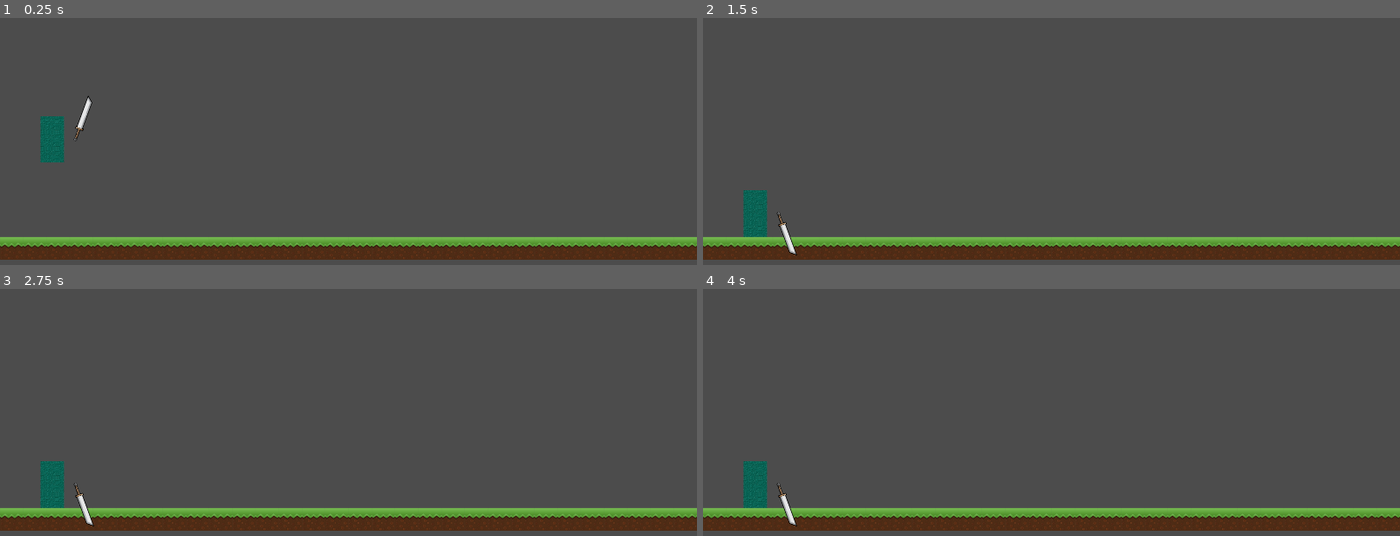
Above: before the commit, frames 1-4 (two rows, left to right).
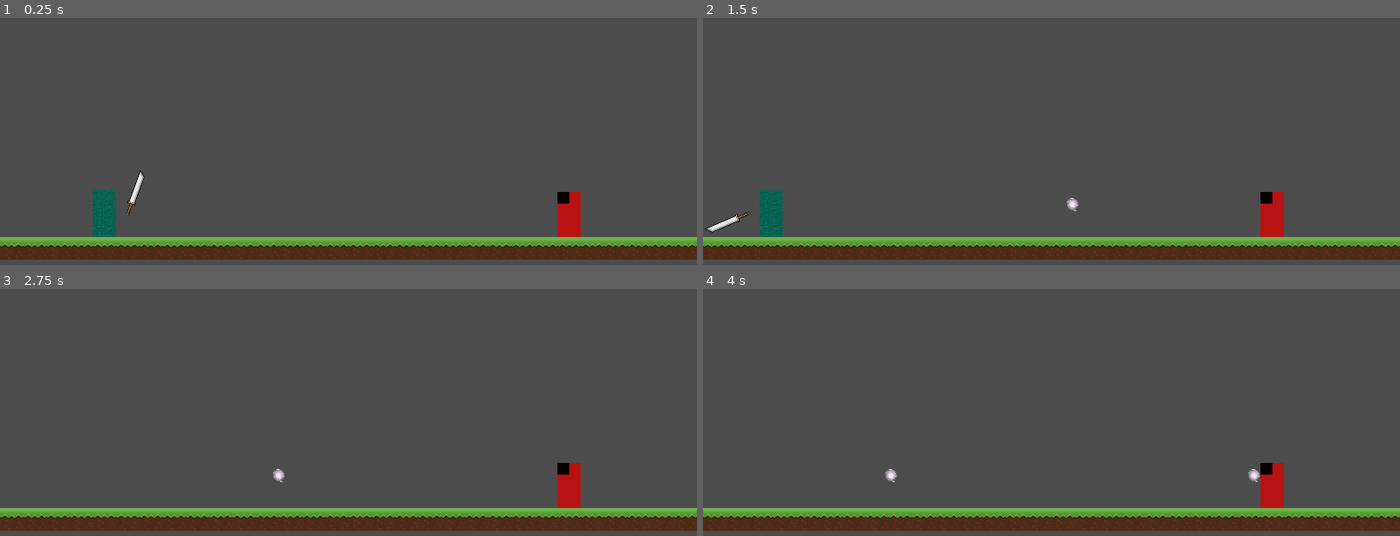
Above: after the commit, the same moments.

Repository: hardwin27/The-Last-Swordsman-Of-Century
Game: Godot game, scene res://Stage/StageTemplate.tscn
The game is run twice, just before and just after one commit, with the same random seed, the same clock (stepped at 60 frames per second) and the same inputs.
Inputs:
- Up to frame 1 (0.25 s): no input
- Up to frame 2 (1.5 s): hold C (attack) 0.53-1.28 s; hold Left (move_left, bound only after the commit) from 1.28 s (still down); tap C (attack) at 1.35 s
- Up to frame 3 (2.75 s): release Left (move_left, bound only after the commit) at 2.03 s; hold C (attack) from 2.03 s (still down)
- Up to frame 4 (4 s): release C (attack) at 2.78 s; tap C (attack) at 2.85 s; hold Left (move_left, bound only after the commit) from 3.53 s (still down); hold C (attack) from 3.53 s (still down)

The runs differ from the first frame. In frame 1, 2.2% of the frame differs, in the area x 5-84%, y 31-89%; in frame 2, 1.8%; in frame 3, 1.5%; in frame 4, 1.6%.

Commit message:
Progress: Player now can swing the sword freely. Add player horizontal movement. Add enemy that shoot projectile. Projectile can kill the player. Player sword swing can kill enemy

Diff:
--- /dev/null
+++ b/Character/Enemy.gd
@@ -0,0 +1,17 @@
+extends "res://Character/Character.gd"
+
+onready var _shooting_timer: = $ShootingTimer
+
+export var _shooting_interval: = 1.0
+export var _projectile_path: = "res://Object/Projectile.tscn"
+
+func _ready() -> void:
+	_shooting_timer.start(_shooting_interval)
+
+func _physics_process(delta: float) -> void:
+	move_and_slide(_speed, _FLOOR_NORMAL)
+
+func _on_ShootingTimer_timeout():
+	var projectile = load(_projectile_path).instance()
+	get_parent().add_child(projectile)
+	projectile.set_global_position($ProjectileSpawnLocation.get_global_position())
--- /dev/null
+++ b/Character/Enemy.tscn
@@ -0,0 +1,26 @@
+[gd_scene load_steps=4 format=2]
+
+[ext_resource path="res://Assets/enemy.png" type="Texture" id=1]
+[ext_resource path="res://Character/Enemy.gd" type="Script" id=2]
+
+[sub_resource type="RectangleShape2D" id=1]
+extents = Vector2( 32, 62 )
+
+[node name="Enemy" type="KinematicBody2D"]
+collision_layer = 4
+collision_mask = 10
+script = ExtResource( 2 )
+
+[node name="enemy" type="Sprite" parent="."]
+position = Vector2( 0, -62 )
+texture = ExtResource( 1 )
+
+[node name="CollisionShape2D" type="CollisionShape2D" parent="."]
+position = Vector2( 0, -62 )
+shape = SubResource( 1 )
+
+[node name="ProjectileSpawnLocation" type="Position2D" parent="."]
+position = Vector2( -32, -92 )
+
+[node name="ShootingTimer" type="Timer" parent="."]
+[connection signal="timeout" from="ShootingTimer" to="." method="_on_ShootingTimer_timeout"]
--- a/Character/Player.gd
+++ b/Character/Player.gd
@@ -1,6 +1,7 @@
 extends "res://Character/Character.gd"
 
 export var weapon_scene_path: = "res://Object/Sword.tscn"
+export var player_horizontal_speed: = 500.0
 
 var player_weapon = null
 
@@ -9,11 +10,29 @@
 	var weapon_anchor = $WeaponSpawnLocation/WeaponAnchorPoint
 	weapon_anchor.add_child(weapon_instance)
 	player_weapon = weapon_anchor.get_child(0)
+	player_weapon.connect("attack_finished", self, "on_player_weapon_attack_finished")
 
 func _physics_process(delta: float) -> void:
+	var direction: = get_move_direction()
+	facing_direction(direction.x)
+	_speed.x = player_horizontal_speed * direction.x
 	move_and_slide(_speed, _FLOOR_NORMAL)
 
 func _input(event: InputEvent) -> void:
 	if event.is_action_pressed("attack") and _current_state != _STATES.ATTACK:
 		_current_state = _STATES.ATTACK
 		player_weapon.attack()
+
+func on_player_weapon_attack_finished() -> void:
+	_current_state = _STATES.IDLE
+
+func get_move_direction() ->Vector2:
+	return Vector2(
+		Input.get_action_strength("move_right") - Input.get_action_strength("move_left"),
+		0.0
+	)
+func facing_direction(direction: float) -> void:
+	if direction > 0.0:
+		$WeaponSpawnLocation.scale.x = 1.0
+	elif direction < 0.0:
+		$WeaponSpawnLocation.scale.x = -1.0
--- /dev/null
+++ b/Object/Projectile.gd
@@ -0,0 +1,19 @@
+extends Area2D
+
+export var _travel_speed: = Vector2(1500 , 0)
+
+func _ready() -> void:
+	set_process(true)
+
+func _process(delta: float) -> void:
+	var speed: = Vector2(-1.0, 0.0) * _travel_speed
+	position = position + speed * delta
+
+func _on_screen_exited():
+	queue_free()
+
+func _on_Projectile_area_entered(area):
+	queue_free()
+
+func _on_Projectile_body_entered(body):
+	body.queue_free()
--- /dev/null
+++ b/Object/Projectile.tscn
@@ -0,0 +1,24 @@
+[gd_scene load_steps=4 format=2]
+
+[ext_resource path="res://Assets/LightEffect_01.png" type="Texture" id=1]
+[ext_resource path="res://Object/Projectile.gd" type="Script" id=2]
+
+[sub_resource type="CircleShape2D" id=1]
+radius = 17.72
+
+[node name="Projectile" type="Area2D"]
+collision_layer = 16
+collision_mask = 10
+script = ExtResource( 2 )
+_travel_speed = Vector2( 1000, 0 )
+
+[node name="LightEffect_01" type="Sprite" parent="."]
+texture = ExtResource( 1 )
+
+[node name="CollisionShape2D" type="CollisionShape2D" parent="."]
+shape = SubResource( 1 )
+
+[node name="VisibilityNotifier2D" type="VisibilityNotifier2D" parent="."]
+[connection signal="area_entered" from="." to="." method="_on_Projectile_area_entered"]
+[connection signal="body_entered" from="." to="." method="_on_Projectile_body_entered"]
+[connection signal="screen_exited" from="VisibilityNotifier2D" to="." method="_on_screen_exited"]
--- a/Object/Sword.gd
+++ b/Object/Sword.gd
@@ -1,6 +1,16 @@
 extends Area2D
+
+signal attack_finished
 
 onready var animation_player = $AnimationPlayer
 
+func _on_animation_finished(anim_name):
+	animation_player.play(("IDLE"))
+	emit_signal("attack_finished")
+
 func attack() ->void:
 	animation_player.play("attack")
+
+
+func _on_Sword_body_entered(body):
+	body.queue_free()
--- a/Object/Sword.tscn
+++ b/Object/Sword.tscn
@@ -42,10 +42,23 @@
 "update": 0,
 "values": [ -70.0 ]
 }
+tracks/3/type = "value"
+tracks/3/path = NodePath("CollisionPolygon2D:disabled")
+tracks/3/interp = 1
+tracks/3/loop_wrap = true
+tracks/3/imported = false
+tracks/3/enabled = true
+tracks/3/keys = {
+"times": PoolRealArray( 0 ),
+"transitions": PoolRealArray( 1 ),
+"update": 1,
+"values": [ true ]
+}
 
 [sub_resource type="Animation" id=2]
 resource_name = "attack"
-length = 0.3
+length = 0.2
+step = 0.01
 tracks/0/type = "value"
 tracks/0/path = NodePath("sword:rotation_degrees")
 tracks/0/interp = 1
@@ -53,10 +66,10 @@
 tracks/0/imported = false
 tracks/0/enabled = true
 tracks/0/keys = {
-"times": PoolRealArray( 0, 0.1, 0.3 ),
+"times": PoolRealArray( 0, 0.1, 0.2 ),
 "transitions": PoolRealArray( 1, 1, 1 ),
 "update": 0,
-"values": [ -70.0, -23.3333, 70.0 ]
+"values": [ -70.0, 70.0, -70.0 ]
 }
 tracks/1/type = "value"
 tracks/1/path = NodePath("CollisionPolygon2D:position")
@@ -65,10 +78,10 @@
 tracks/1/imported = false
 tracks/1/enabled = true
 tracks/1/keys = {
-"times": PoolRealArray( 0, 0.1, 0.2, 0.3 ),
-"transitions": PoolRealArray( 1, 1, 1, 1 ),
+"times": PoolRealArray( 0, 0.02, 0.04, 0.06, 0.08, 0.1, 0.12, 0.14, 0.16, 0.18, 0.2 ),
+"transitions": PoolRealArray( 1, 1, 1, 1, 1, 1, 1, 1, 1, 1, 1 ),
 "update": 0,
-"values": [ Vector2( 20, -57 ), Vector2( 55, -24 ), Vector2( 54, 23 ), Vector2( 21, 56 ) ]
+"values": [ Vector2( 20, -57 ), Vector2( 44, -40 ), Vector2( 58, -15 ), Vector2( 58, 14 ), Vector2( 45, 40 ), Vector2( 21, 56 ), Vector2( 45, 40 ), Vector2( 58, 14 ), Vector2( 59, -15 ), Vector2( 45, -40 ), Vector2( 20, -57 ) ]
 }
 tracks/2/type = "value"
 tracks/2/path = NodePath("CollisionPolygon2D:rotation_degrees")
@@ -77,10 +90,22 @@
 tracks/2/imported = false
 tracks/2/enabled = true
 tracks/2/keys = {
-"times": PoolRealArray( 0, 0.1, 0.2, 0.3 ),
-"transitions": PoolRealArray( 1, 1, 1, 1 ),
+"times": PoolRealArray( 0, 0.02, 0.04, 0.06, 0.08, 0.1, 0.12, 0.14, 0.16, 0.18, 0.2 ),
+"transitions": PoolRealArray( 1, 1, 1, 1, 1, 1, 1, 1, 1, 1, 1 ),
 "update": 0,
-"values": [ -70.0, -23.3, 23.3, 70.0 ]
+"values": [ -70.0, -42.0, -14.0, 14.0, 42.0, 70.0, 42.0, 14.0, -14.0, -42.0, -70.0 ]
+}
+tracks/3/type = "value"
+tracks/3/path = NodePath("CollisionPolygon2D:disabled")
+tracks/3/interp = 1
+tracks/3/loop_wrap = true
+tracks/3/imported = false
+tracks/3/enabled = true
+tracks/3/keys = {
+"times": PoolRealArray( 0 ),
+"transitions": PoolRealArray( 1 ),
+"update": 1,
+"values": [ false ]
 }
 
 [node name="Sword" type="Area2D" groups=[
@@ -107,3 +132,5 @@
 autoplay = "IDLE"
 anims/IDLE = SubResource( 1 )
 anims/attack = SubResource( 2 )
+[connection signal="body_entered" from="." to="." method="_on_Sword_body_entered"]
+[connection signal="animation_finished" from="AnimationPlayer" to="." method="_on_animation_finished"]
--- a/Stage/StageTemplate.tscn
+++ b/Stage/StageTemplate.tscn
@@ -1,7 +1,8 @@
-[gd_scene load_steps=5 format=2]
+[gd_scene load_steps=6 format=2]
 
 [ext_resource path="res://Assets/grass_main_64x64.png" type="Texture" id=1]
 [ext_resource path="res://Character/Player.tscn" type="PackedScene" id=2]
+[ext_resource path="res://Character/Enemy.tscn" type="PackedScene" id=3]
 
 [sub_resource type="ConvexPolygonShape2D" id=1]
 points = PoolVector2Array( 0, 0, 64, 0, 64, 64, 0, 64 )
@@ -39,4 +40,7 @@
 tile_data = PoolIntArray( 720896, 0, 0, 720897, 0, 0, 720898, 0, 0, 720899, 0, 0, 720900, 0, 0, 720901, 0, 0, 720902, 0 …(327 unchanged characters)…
 
 [node name="Player" parent="." instance=ExtResource( 2 )]
-position = Vector2( 144, 248 )
+position = Vector2( 288, 640 )
+
+[node name="Enemy" parent="." instance=ExtResource( 3 )]
+position = Vector2( 1568, 640 )
--- a/project.godot
+++ b/project.godot
@@ -30,12 +30,12 @@
 
 move_left={
 "deadzone": 0.5,
-"events": [ Object(InputEventKey,"resource_local_to_scene":false,"resource_name":"","device":0,"alt":false,"shift":false,"control":false,"meta":false,"command":false,"pressed":false,"scancode":16777233,"unicode":0,"echo":false,"script":null)
+"events": [ Object(InputEventKey,"resource_local_to_scene":false,"resource_name":"","device":0,"alt":false,"shift":false,"control":false,"meta":false,"command":false,"pressed":false,"scancode":16777231,"unicode":0,"echo":false,"script":null)
  ]
 }
 move_right={
 "deadzone": 0.5,
-"events": [ Object(InputEventKey,"resource_local_to_scene":false,"resource_name":"","device":0,"alt":false,"shift":false,"control":false,"meta":false,"command":false,"pressed":false,"scancode":16777231,"unicode":0,"echo":false,"script":null)
+"events": [ Object(InputEventKey,"resource_local_to_scene":false,"resource_name":"","device":0,"alt":false,"shift":false,"control":false,"meta":false,"command":false,"pressed":false,"scancode":16777233,"unicode":0,"echo":false,"script":null)
  ]
 }
 attack={
Binary file added: Assets/LightEffect_01.png
Not shown, added: Assets/LightEffect_01.png.import
Binary file added: Assets/enemy.png
Not shown, added: Assets/enemy.png.import
